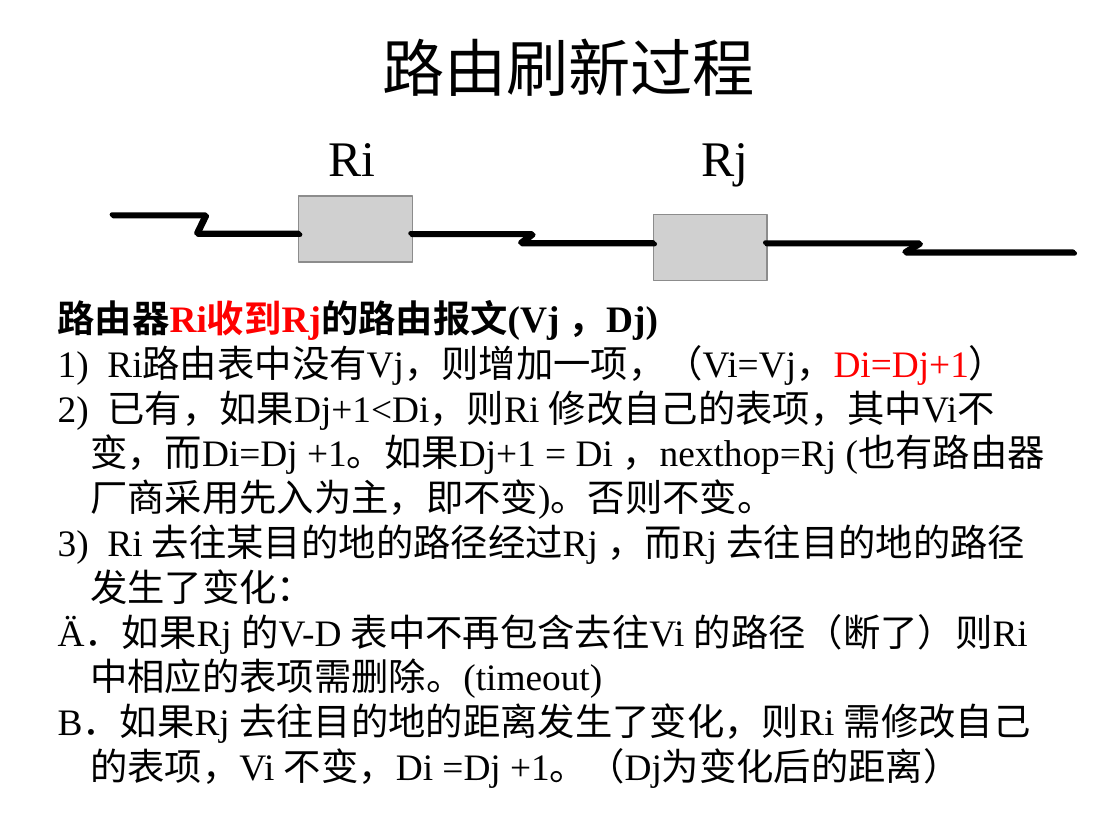
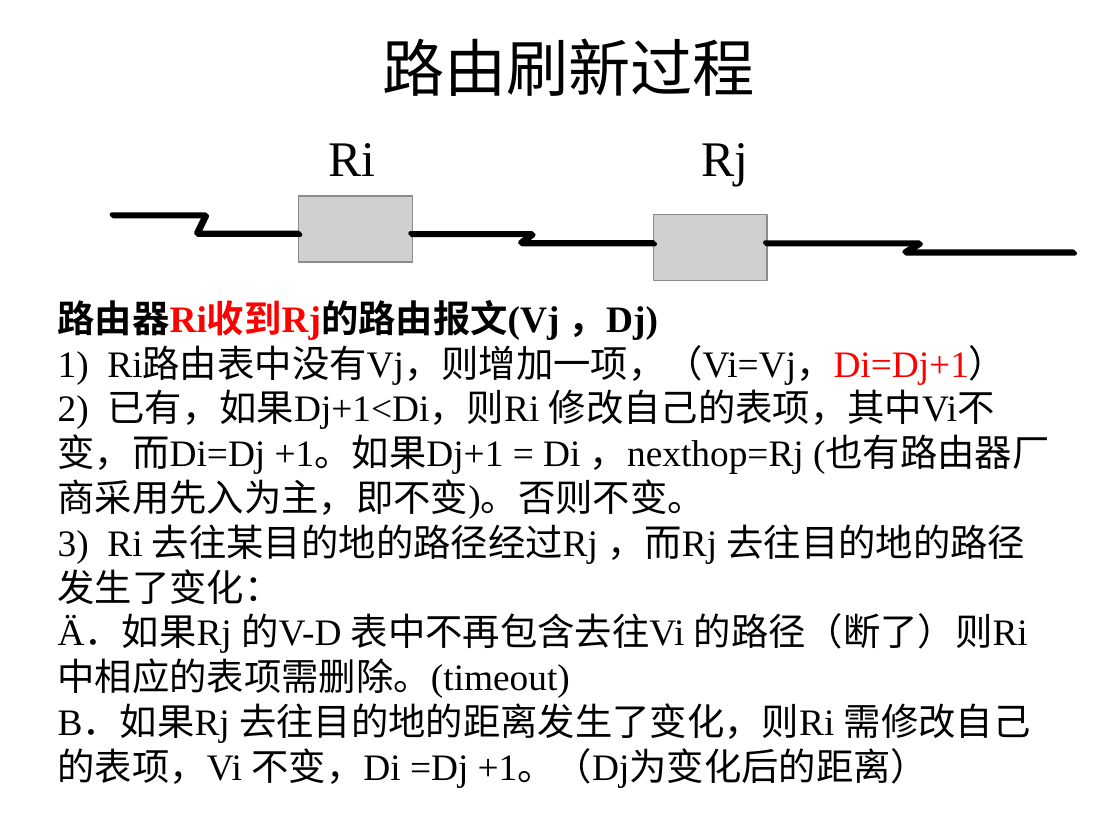
Before and after one commit to speedstermich/Computer-Network, a slide deck: slide 31 of 路由协议2019.ppt. Drawn at 1120x840 pixels with LibreOffice and Linux fonts; fonts in the diff are those of the drawing; grey boxes stand for pictures. Boxes give left, top, right and bottom in pixels: in the first picture for what was removed or moved away, otherwise in the second. Text is boxed around its words. In the diff, an @@ line names an element or a change of style, - is before the commit and + after.

```diff
--- a/路由协议2019.ppt
+++ b/路由协议2019.ppt
@@ text "路由器Ri收到Rj的路由报文(Vj ，Dj)" at bbox=[58, 300, 1050, 787]: indent changed @@
```
Also in this commit, not shown: 6 other slides changed, 1 other file.
